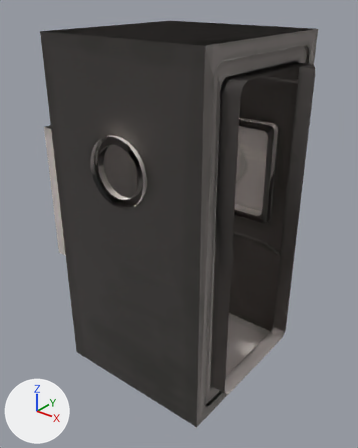
Renders of the glTF model assets/Room/Room.glb from each side of a commit.
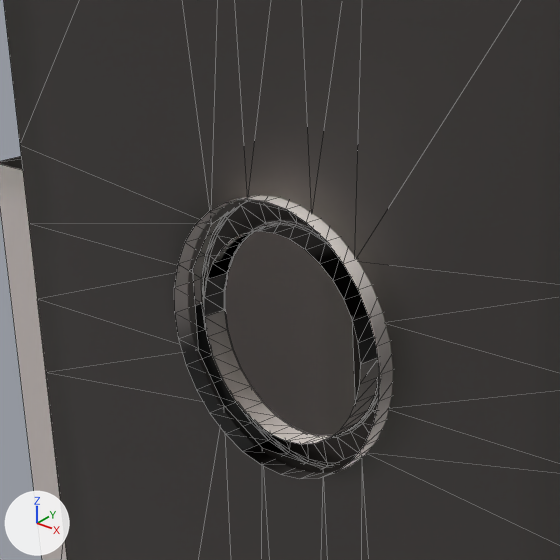
The first picture shows the older version from a 50 mm camera at (9.99, -12.68, 7.28) aimed at (-0.33, 0.22, -0.72). The close-ups show both versions on the part from 13% to 53% of the width and 19% to 51% of the height of that picture. Arrows for +X, +Y and +Z are at lower left; the lights stay in place. The close-ups show mesh edges as thin lines. Vertices at the same position are counted once.

Names of what the first close-up shows: 'Wall1', 'Wall2'.
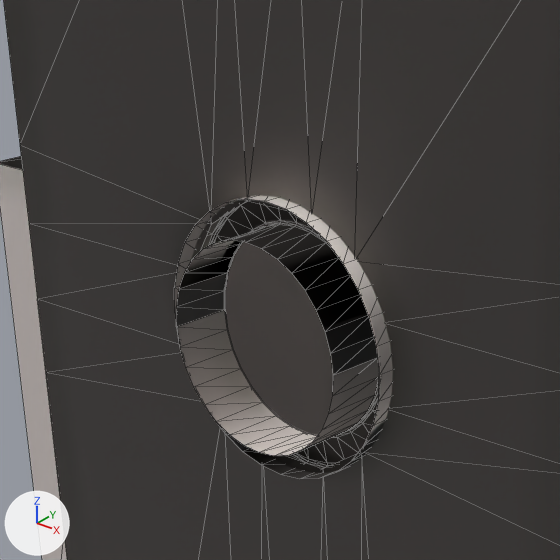
What differs and where, as boxes (x1, y1, x2, y2) in the close-ups (560 x 560 px; the box of a moved part takes in the faces that stretch with it):
part 1 of me_wall2, moved or reshaped: before (204, 225, 380, 444); after (176, 225, 380, 456)

What changed in the scene script:
```text
Change me_wall2:
    where me_wall2.from_pydata(...)  # 288 vertices, 480 faces; spans x -3.0..3.0, y -3.14..-2.83, z -6.0..6.0
    used by ob_wall2; location = (0.0, 0.0, 0.0)
    me_wall2 part 1: all 32 vertices in x -0.83..0.83, y -3.06, z 1.45..3.11 are moved by (0.0, -0.29, 0.0)
```
